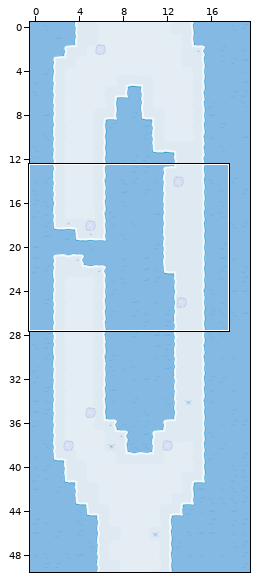
Two versions of a level (Tiled map, android/assets/maps/blockA_D_1.tmx). The first picture is a wide view before the edit; the outline marks the close-up.
Close-up. As it was:
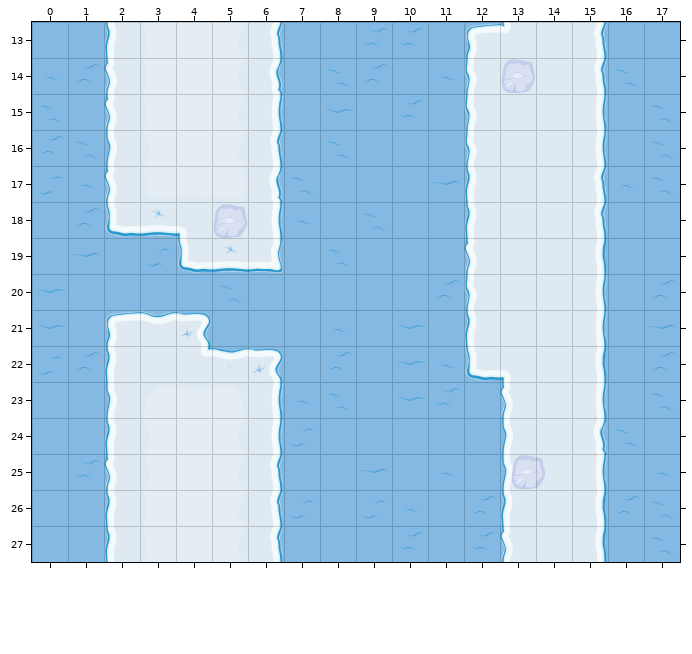
Cells are 160x160 px. Shown: x 0..17, y 13..27. The commit also changed other parts of the map, which this record leaves out.
After the commit:
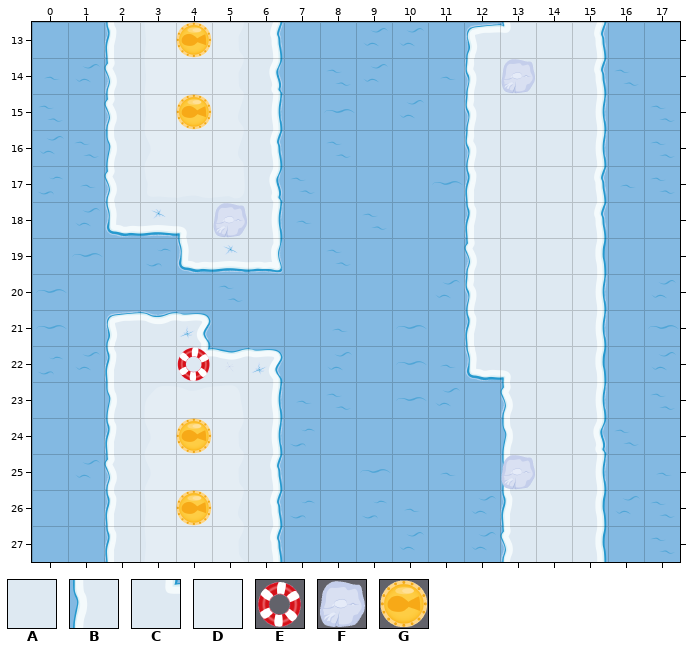
Key: from "Map v2": A 6, B 35, C 50, D 59, E 71, F 72, G 73.
_ is an empty cell.
Objects are placed by their top-left corner, in cells (3,4 is the top-left corner of cell 3,4); size is 1x1 cell unless given.
Tiles replaced or removed in this view: A, B, C, D.
Tiles of an added or newly shown layer are drawn over the layers below it.
The author wrote: updated maps with pickup layer and obstacle layers
From old to new:
Changed rows in their new state; . is an unchanged cell.
Layer "Kachelebene 1" (removed):
first column x 4:
13 _.
15 _.
18 ._
first column x 4:
22 _.........
24 _.........
25 ........._
26 _.........
Layer "Floor" (added):
first column x 4:
13 D.
15 D.
18 .A
first column x 4:
22 C.........
24 D.........
25 .........B
26 D.........
Layer "PickUps" (added):
first column x 4:
13 G
15 G
first column x 4:
22 E
24 G
26 G
Layer "Obstacles" (added):
first column x 5:
18 F
first column x 13:
25 F
Layer "Eisberg" (now hidden):
removed: F at 5,18
removed: F at 13.3,25
Boxes around the changes in both close-ups, in picture pixels (x1, y1, x2, y2):
changed: (176, 22, 212, 58)
changed: (176, 94, 212, 130)
changed: (214, 203, 247, 238)
changed: (177, 347, 210, 381)
changed: (176, 418, 212, 454)
changed: (501, 455, 545, 489)
changed: (176, 490, 212, 526)
